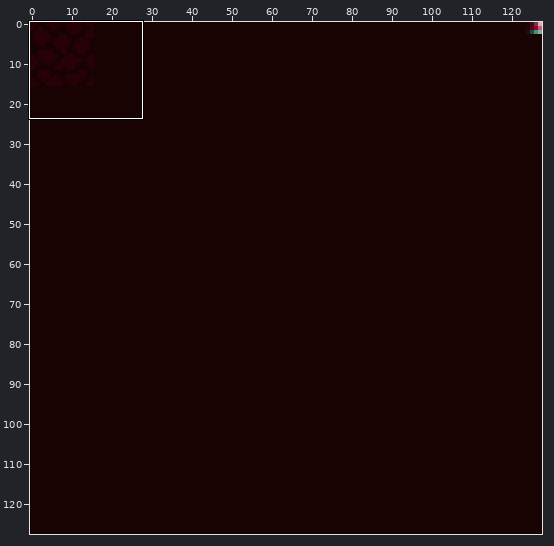
Sprite sheet, stored at assets/tiles/misc.png. The picture above shows the old version from afar; the outline marks the close-up.
Close-up. Before the commit:
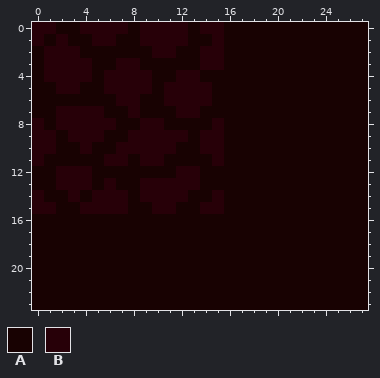
The file is 128x128 pixels. Colours within 5 levels of each other are drawn and written as one. Shown: x 0..27, y 0..23.
Palette (. is transparent): A #180202  B #270008
Pixels before, first column x 0:
 0 BBAABBBBABBBBABBAAAAAAAAAAAA
 1 BABAABBAABBBBAABAAAAAAAAAAAA
 2 ABBBAAAAAABBAABBAAAAAAAAAAAA
 3 ABBBBAABBAAAAABBAAAAAAAAAAAA
 4 ABBBBABBBBAABBAAAAAAAAAAAAAA
 5 AABBAABBBBABBBBAAAAAAAAAAAAA
 6 AAAAAAABBAABBBBAAAAAAAAAAAAA
 7 AABBBBAABAAABBAAAAAAAAAAAAAA
 8 BABBBBBAABBAAAABAAAAAAAAAAAA
 9 BBABBBAABBBBBABBAAAAAAAAAAAA
10 BBAABAABBBBBAABBAAAAAAAAAAAA
11 BAAAAABBABBAAAABAAAAAAAAAAAA
12 AABBBAAAAAAABBAAAAAAAAAAAAAA
13 AABBBABAABBBBBAAAAAAAAAAAAAA
14 BAABABBBABBBBAABAAAAAAAAAAAA
15 BBAABBBBAABBAABBAAAAAAAAAAAA
16 AAAAAAAAAAAAAAAAAAAAAAAAAAAA
17 AAAAAAAAAAAAAAAAAAAAAAAAAAAA
18 AAAAAAAAAAAAAAAAAAAAAAAAAAAA
19 AAAAAAAAAAAAAAAAAAAAAAAAAAAA
20 AAAAAAAAAAAAAAAAAAAAAAAAAAAA
21 AAAAAAAAAAAAAAAAAAAAAAAAAAAA
22 AAAAAAAAAAAAAAAAAAAAAAAAAAAA
23 AAAAAAAAAAAAAAAAAAAAAAAAAAAA
Once edited:
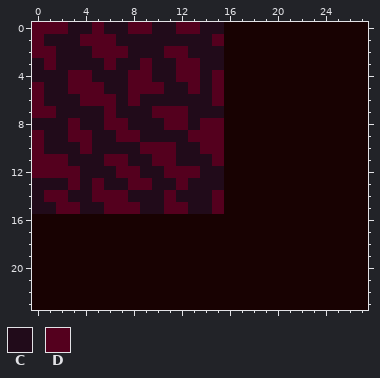
Colours new in this view: C #210b1a  D #54001e
The edit:
Changed rows in their new state; - is an unchanged pixel.
first column x 0:
 0 DDDCCDCCDDCCDDCC
 1 DCCCDDDCCCCCCCCD
 2 DDCCCDDDCCCDDCCC
 3 CDCCCCDCCDCCDDCC
 4 CCCDDCCCDDCCDDCD
 5 DCCDDDCCDDDCCDCD
 6 DCCCDDDCDCCCCCCD
 7 DDCCCCDCCCDDDCCC
 8 CCCDCCDDCCCDDCDD
 9 DCCDDCCDDCCCCDDD
10 DCCCDCCCCDDDCCDD
11 DDDCCCDDCCDDCCCD
12 DDDDCCCDDCCDDDCC
13 CCCDCDCCDDCCDCCC
14 CDDCCDDDCCCDCCCD
15 CCDDCCDDDCCDDCCD
Pixel boxes of the changes (left, top, right, bottom) in both close-ups:
changed: (32, 22, 224, 214)
